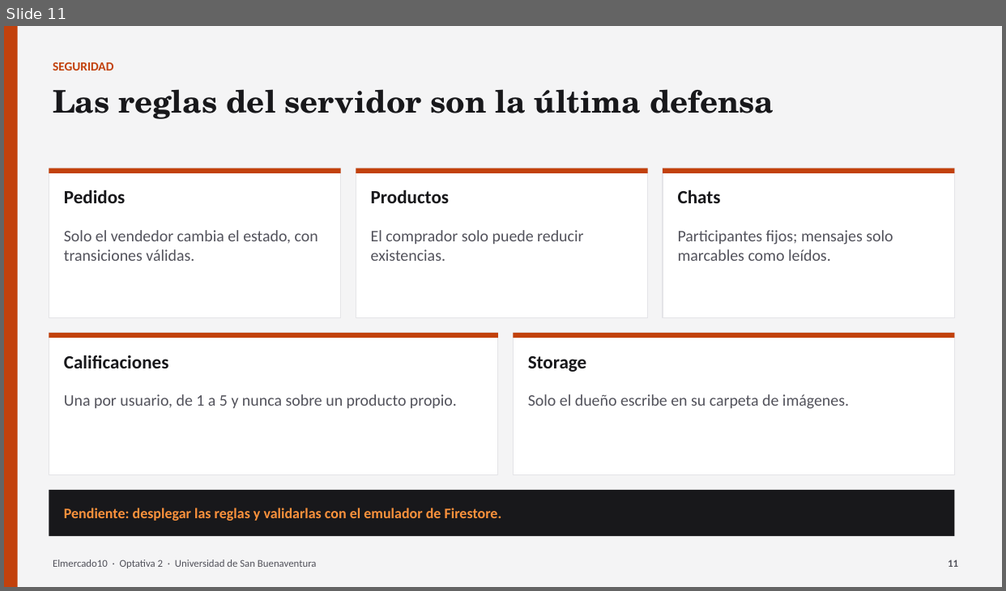
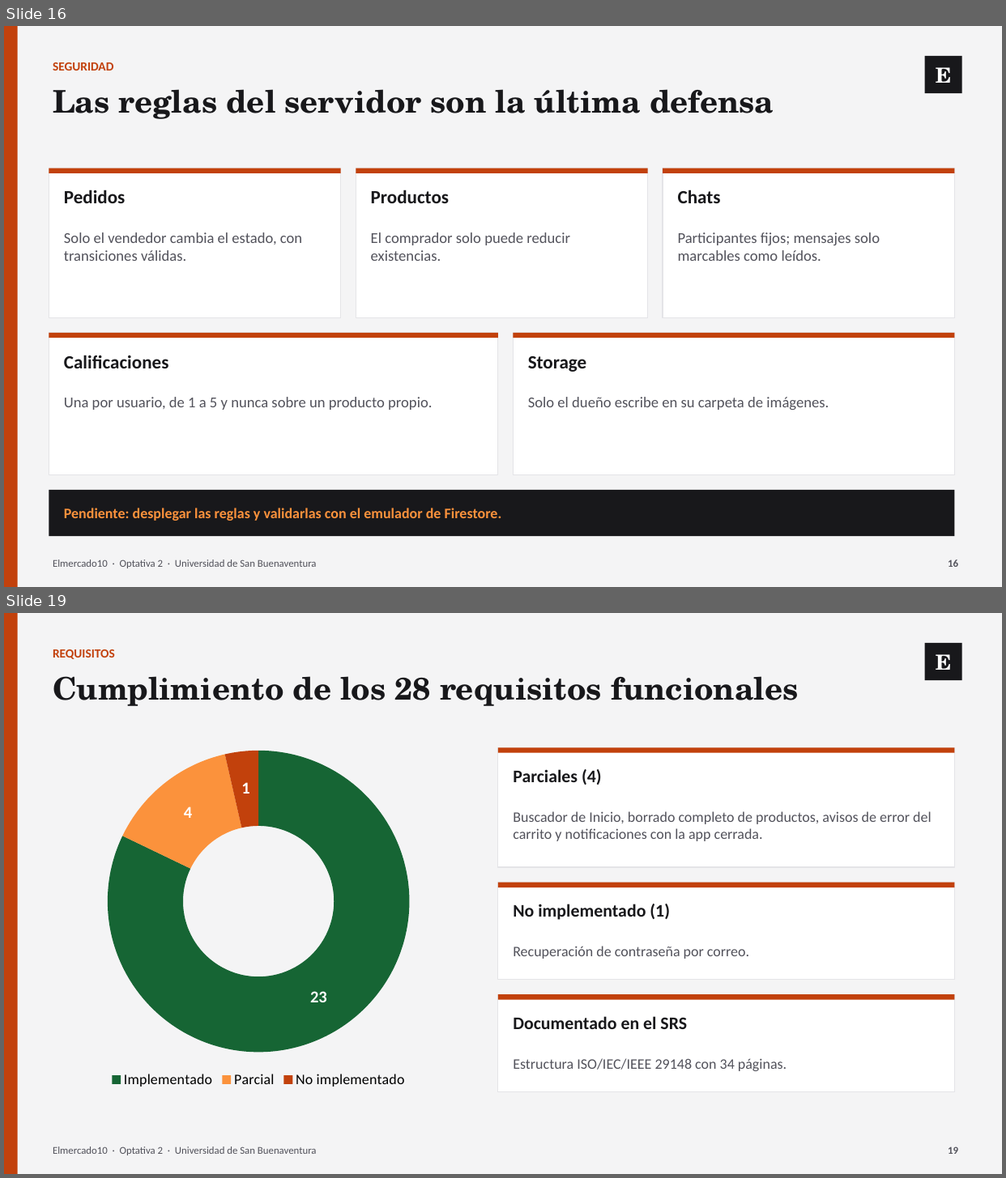
Before and after one commit to JuanXD2201/Elmercado10, a slide deck: DOCUMENTACION_ELMERCADO10/08_PRESENTACION/Presentacion_Elmercado10.pptx. Shown one above the other, each under a label of ours: slide 11 before the commit, slides 16 and 19 after it; the slides between them are not shown. The pictures are 1006x591 and 1006x1178 pixels, drawn with LibreOffice and Linux fonts; fonts in the diff are those of the drawing. Boxes give left, top, right and bottom in pixels: in the first picture for what was removed or moved away, otherwise in the second. Text is boxed around its words. In the diff, an @@ line names an element or a change of style, - is before the commit and + after.

```diff
--- a/DOCUMENTACION_ELMERCADO10/08_PRESENTACION/Presentacion_Elmercado10.pptx
+++ b/DOCUMENTACION_ELMERCADO10/08_PRESENTACION/Presentacion_Elmercado10.pptx
@@ slide 19 added at (x1=4, y1=613, x2=1002, y2=1174), background #F4F4F5 @@
@@ rectangle added at (x1=4, y1=613, x2=18, y2=1174), fill #C2410C @@
@@ text added at (x1=53, y1=649, x2=115, y2=659), 12 pt, text #C2410C, bold @@
+REQUISITOS
@@ rectangle added at (x1=925, y1=643, x2=962, y2=680), fill #18181B, 20 pt, text #FFFFFF, bold @@
+E
@@ text added at (x1=53, y1=676, x2=799, y2=706), 30 pt, text #18181B, bold @@
+Cumplimiento de los 28 requisitos funcionales
@@ doughnut chart added at (x1=49, y1=740, x2=468, y2=1093) @@
+categories: Implementado, Parcial, No implementado
+Series 1: 23, 4, 1
@@ rectangle added at (x1=498, y1=747, x2=955, y2=867), fill #FFFFFF, outline #E4E4E7 1 pt @@
@@ rectangle added at (x1=498, y1=747, x2=955, y2=753), fill #C2410C @@
@@ text added at (x1=513, y1=769, x2=602, y2=785), 17 pt, text #18181B, bold @@
+Parciales (4)
@@ text added at (x1=513, y1=811, x2=931, y2=841), 14 pt, text #52525B @@
+Buscador de Inicio, borrado completo de productos, avisos de error del carrito y notificaciones con la app cerrada.
@@ rectangle added at (x1=498, y1=883, x2=955, y2=980), fill #FFFFFF, outline #E4E4E7 1 pt @@
@@ rectangle added at (x1=498, y1=883, x2=955, y2=888), fill #C2410C @@
@@ text added at (x1=513, y1=904, x2=670, y2=920), 17 pt, text #18181B, bold @@
+No implementado (1)
@@ text added at (x1=513, y1=946, x2=749, y2=959), 14 pt, text #52525B @@
+Recuperación de contraseña por correo.
@@ rectangle added at (x1=498, y1=995, x2=955, y2=1093), fill #FFFFFF, outline #E4E4E7 1 pt @@
@@ rectangle added at (x1=498, y1=995, x2=955, y2=1000), fill #C2410C @@
@@ text added at (x1=513, y1=1016, x2=687, y2=1029), 17 pt, text #18181B, bold @@
+Documentado en el SRS
@@ text added at (x1=513, y1=1059, x2=786, y2=1071), 14 pt, text #52525B @@
+Estructura ISO/IEC/IEEE 29148 con 34 páginas.
@@ text added at (x1=53, y1=1147, x2=317, y2=1156), 10 pt, text #52525B @@
+Elmercado10 · Optativa 2 · Universidad de San Buenaventura
@@ text added at (x1=948, y1=1147, x2=958, y2=1154), 10 pt, text #52525B, bold @@
+19
@@ what was slide 11 is now slide 16 @@
@@ slide 16 changed as well @@
@@ rectangle added at (x1=925, y1=56, x2=962, y2=93), fill #18181B, 20 pt, text #FFFFFF, bold @@
+E
@@ size 15.5 to 14.5 pt in 5 elements at (x1=64, y1=397, x2=432, y2=410), (x1=528, y1=397, x2=829, y2=410), (x1=64, y1=233, x2=302, y2=261), (x1=371, y1=233, x2=570, y2=261), (x1=678, y1=233, x2=880, y2=261) @@
@@ text at (x1=948, y1=560, x2=958, y2=567): text changed @@
-11
+16
```
Also in this commit, not shown: 14 other slides changed, 7 other slides added, 3 slides removed, 41 other files.
